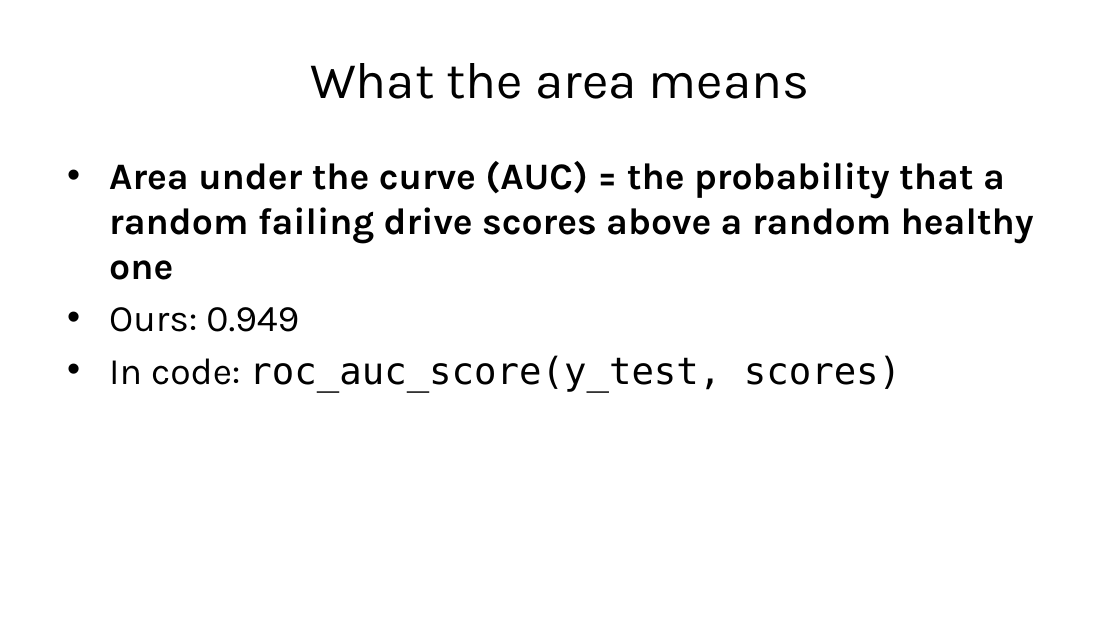
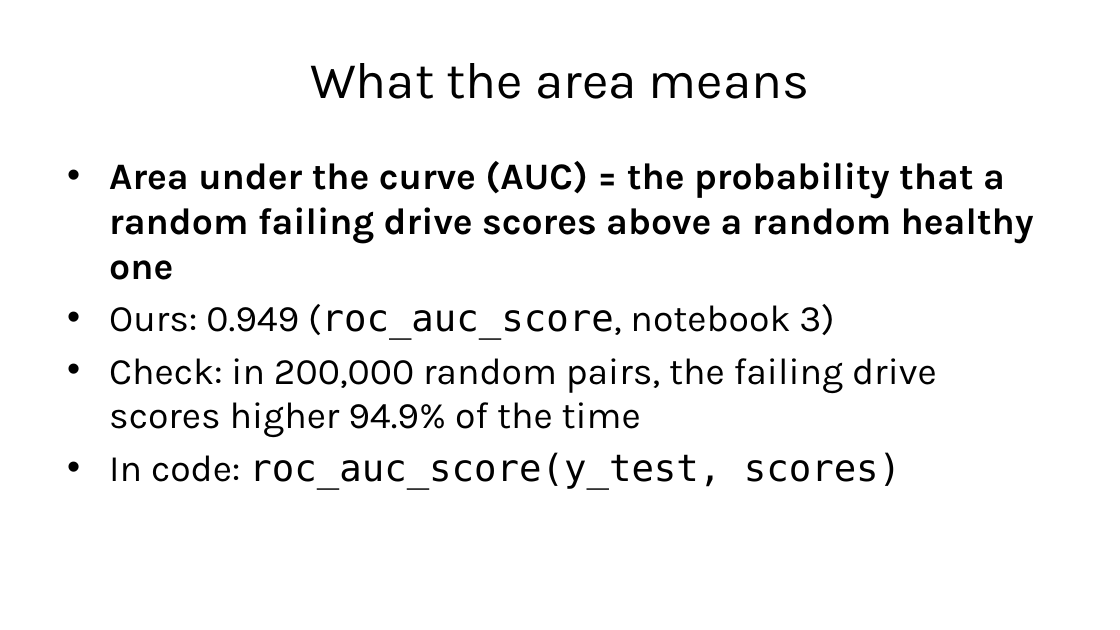
Before and after one commit to fabioantonini/technologies-for-artificial-intelligence, a slide deck: slide 43 of Lessons/04_classification_and_metrics/Slides/classification_and_metrics_slides.pptx. Drawn at 1120x630 pixels with LibreOffice and Linux fonts; fonts in the diff are those of the drawing; background and template pictures are left out. Boxes give left, top, right and bottom in pixels: in the first picture for what was removed or moved away, otherwise in the second. Text is boxed around its words. In the diff, an @@ line names an element or a change of style, - is before the commit and + after.

```diff
--- a/Lessons/04_classification_and_metrics/Slides/classification_and_metrics_slides.pptx
+++ b/Lessons/04_classification_and_metrics/Slides/classification_and_metrics_slides.pptx
@@ text at bbox=[109, 304, 937, 438]: text changed @@
-• Ours: 0.949
+• Ours: 0.949 (roc_auc_score, notebook 3)
+• Check: in 200,000 random pairs, the failing drive scores higher 94.9% of the time
```
Also in this commit, not shown: 15 other slides changed, 5 other files.
